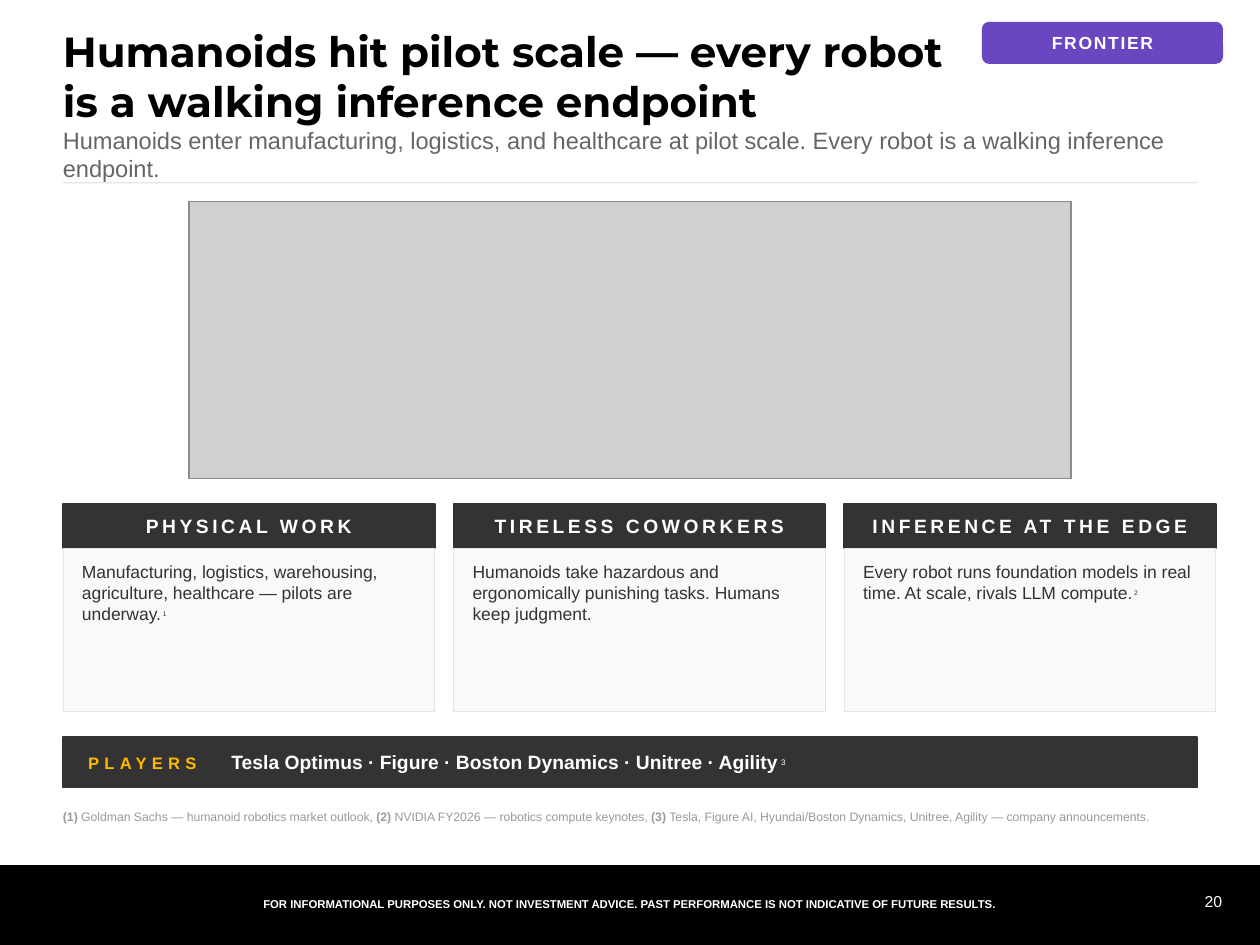
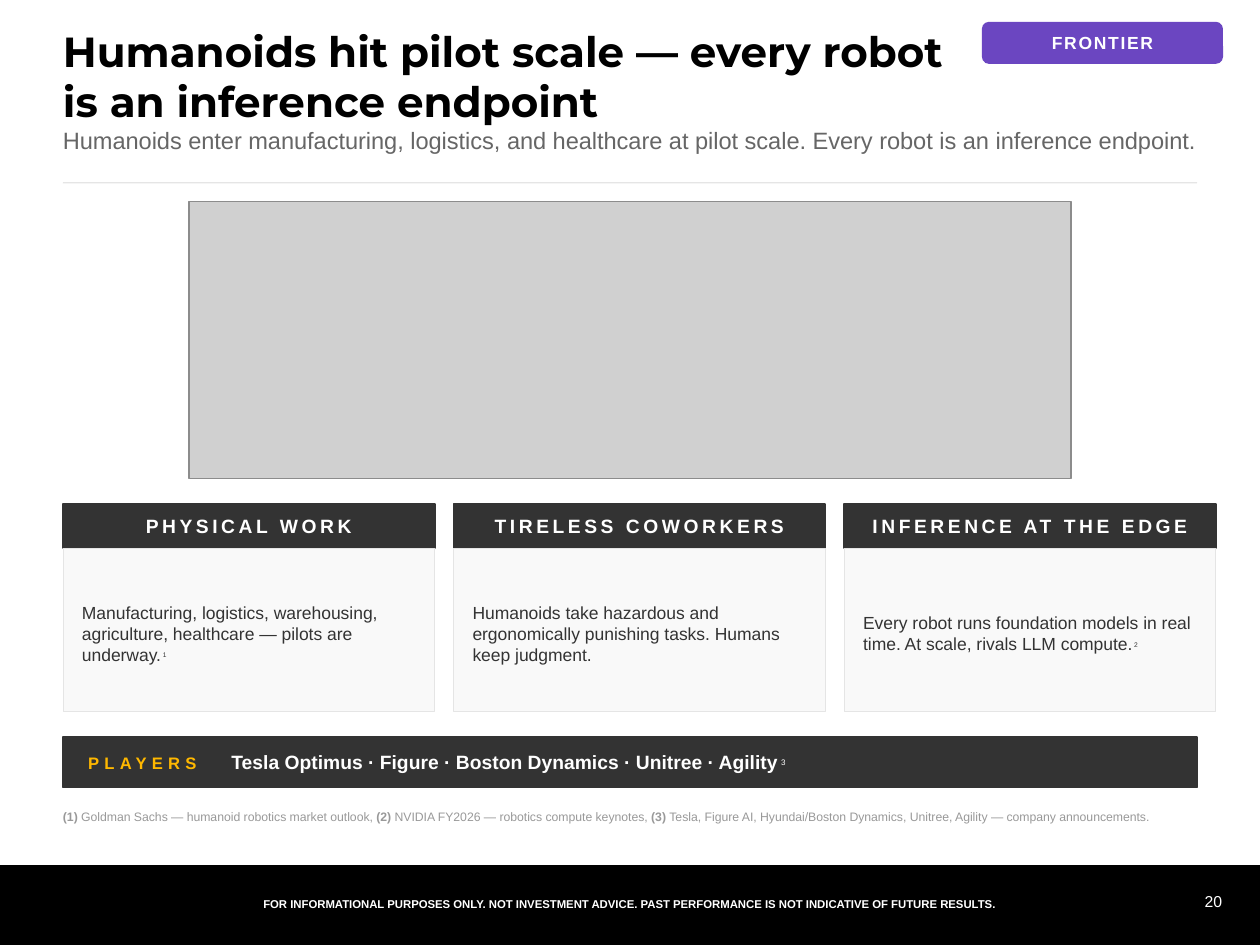
Before and after one commit to samuelcmcclellan-cell/ai-markets-deck, a slide deck: slide 20 of ai-markets-deck.pptx. Drawn at 1260x945 pixels with LibreOffice and Linux fonts; fonts in the diff are those of the drawing; grey boxes stand for pictures. Boxes give left, top, right and bottom in pixels: in the first picture for what was removed or moved away, otherwise in the second. Text is boxed around its words. In the diff, an @@ line names an element or a change of style, - is before the commit and + after.

```diff
--- a/ai-markets-deck.pptx
+++ b/ai-markets-deck.pptx
@@ text at [63, 34, 943, 125]: text changed @@
-Humanoids hit pilot scale — every robot is a walking inference endpoint
+Humanoids hit pilot scale — every robot is an inference endpoint
@@ text at [63, 132, 1196, 154]: text changed @@
-Humanoids enter manufacturing, logistics, and healthcare at pilot scale. Every robot is a walking inference endpoint.
+Humanoids enter manufacturing, logistics, and healthcare at pilot scale. Every robot is an inference endpoint.
@@ vertical alignment top to middle in 3 elements at [82, 606, 378, 665], [472, 606, 780, 665], [863, 616, 1191, 654] @@
```
Also in this commit, not shown: 6 other slides changed, 8 other files.
